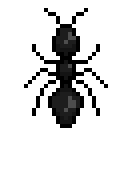
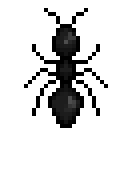
Layers edited between the first and the second 128x176 image:
painted on "Standard Head" over 56, 28, 76, 56
painted on "Body" over 52, 64, 80, 124
